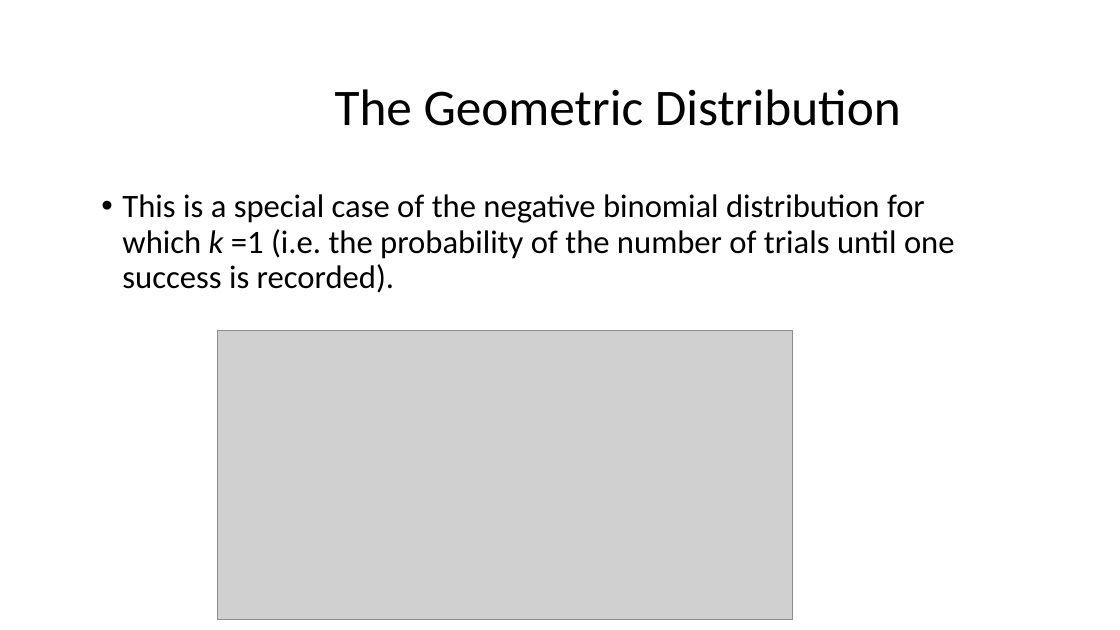
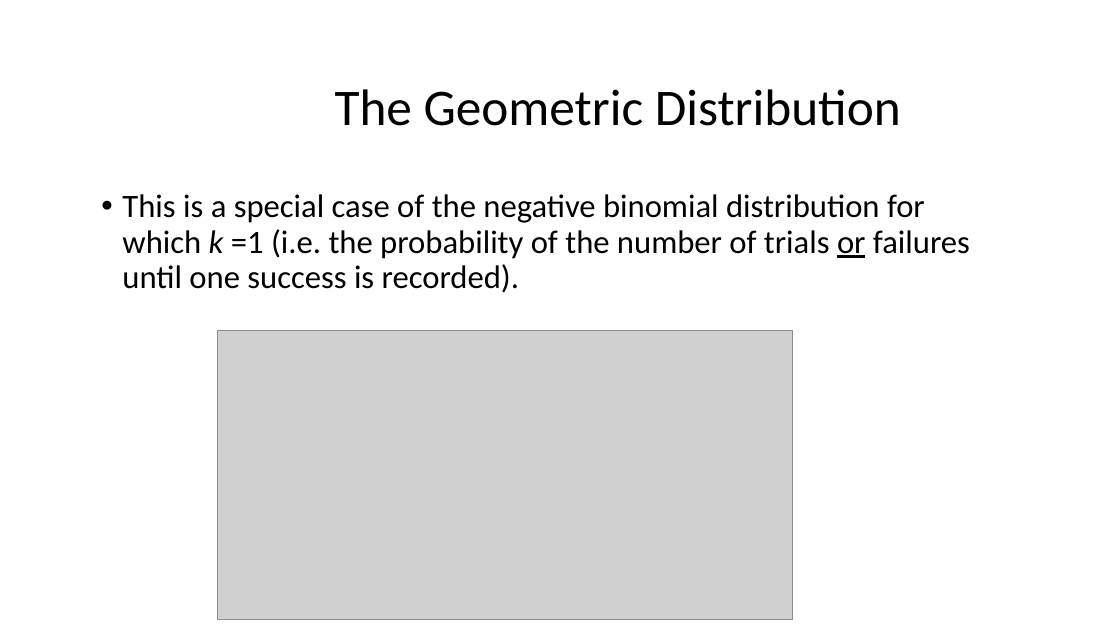
Before and after one commit to taaltree/FW536, a slide deck: slide 40 of Day1_Probability/FW536_Day1_Afternoon Distributions I_nosoln.pptx. Drawn at 1120x630 pixels with LibreOffice and Linux fonts; fonts in the diff are those of the drawing; grey boxes stand for pictures. Boxes give left, top, right and bottom in pixels: in the first picture for what was removed or moved away, otherwise in the second. Text is boxed around its words. In the diff, an @@ line names an element or a change of style, - is before the commit and + after.

```diff
--- a/Day1_Probability/FW536_Day1_Afternoon Distributions I_nosoln.pptx
+++ b/Day1_Probability/FW536_Day1_Afternoon Distributions I_nosoln.pptx
@@ text at bbox=[122, 194, 970, 293]: text changed @@
-• This is a special case of the negative binomial distribution for which k =1 (i.e. the probability of the number of trials until one success is recorded).
+• This is a special case of the negative binomial distribution for which k =1 (i.e. the probability of the number of trials or failures until one success is recorded).
```
Also in this commit, not shown: 3 other files.
